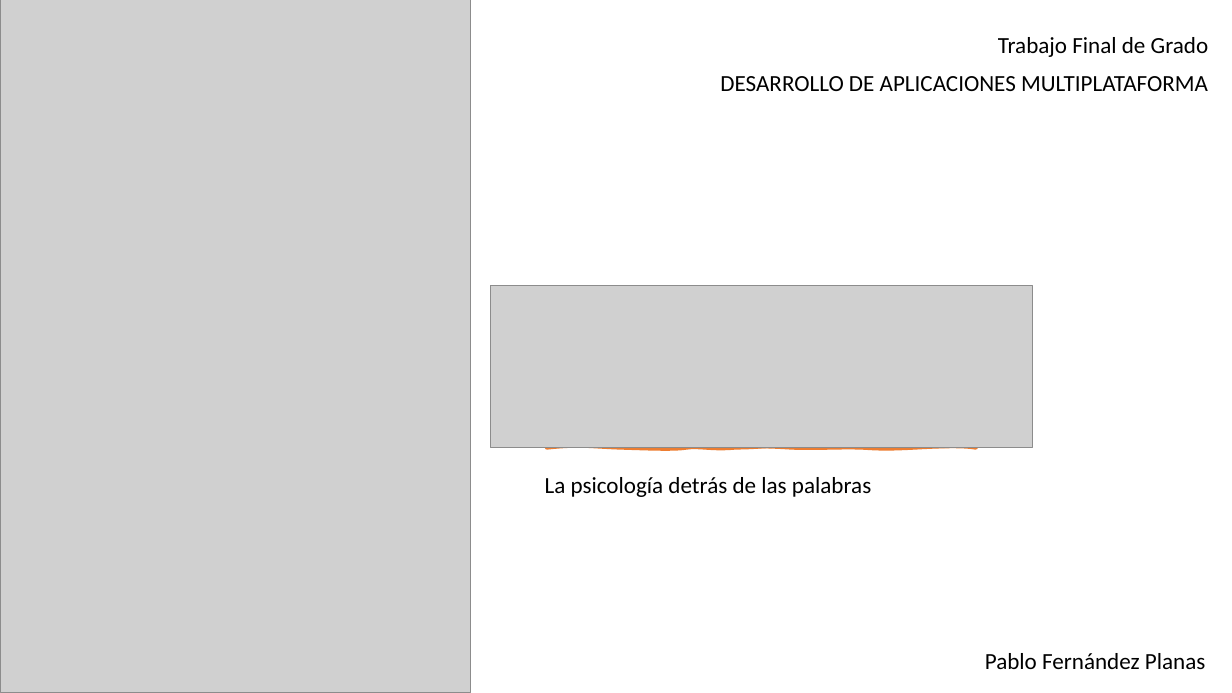
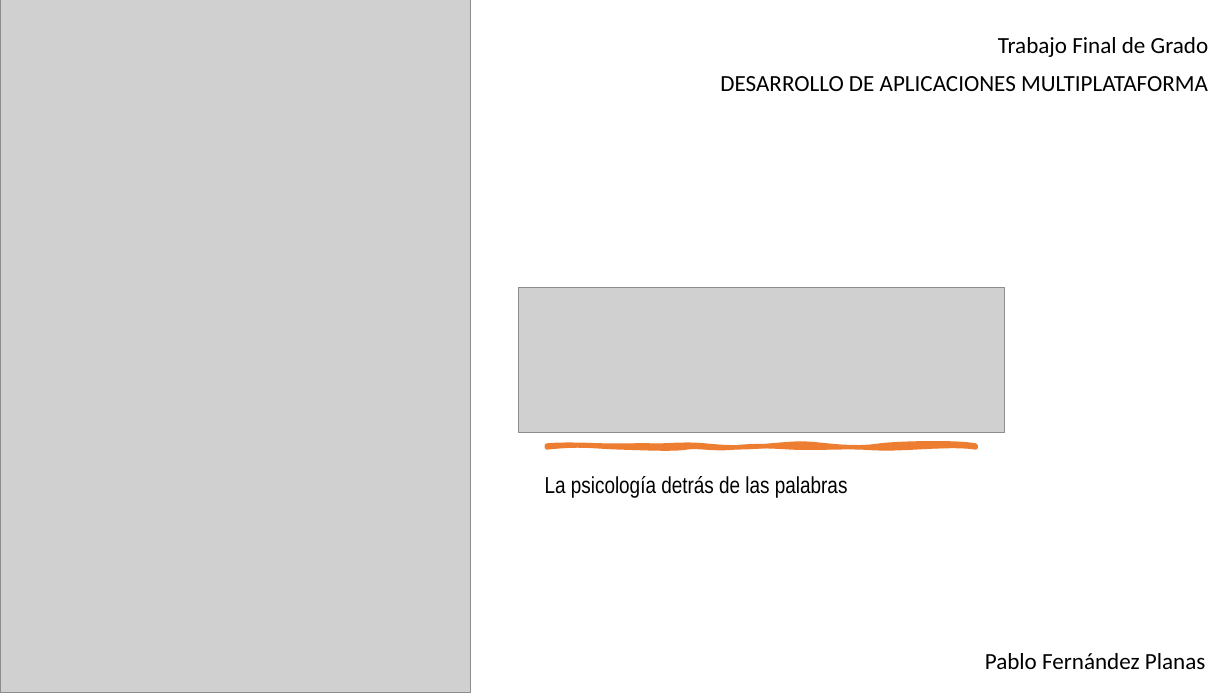
Before and after one commit to pablofernandez070/BrainLingua, a slide deck: slide 1 of Manual_Usuario/BrainLingua NLP.pptx. Drawn at 1232x693 pixels with LibreOffice and Linux fonts; fonts in the diff are those of the drawing; grey boxes stand for pictures. Boxes give left, top, right and bottom in pixels: in the first picture for what was removed or moved away, otherwise in the second. Text is boxed around its words. In the diff, an @@ line names an element or a change of style, - is before the commit and + after.

```diff
--- a/Manual_Usuario/BrainLingua NLP.pptx
+++ b/Manual_Usuario/BrainLingua NLP.pptx
@@ picture: place and size @@
-picture at box(491, 286, 1033, 447)
+picture at box(518, 287, 1004, 433)
@@ subtitle "La psicología detrás de las ..." at box(545, 476, 848, 498): font Calibri to Arial Narrow @@
```
Also in this commit, not shown: 5 other slides changed, 4 slides added, 2 slides removed, 12 other files.
